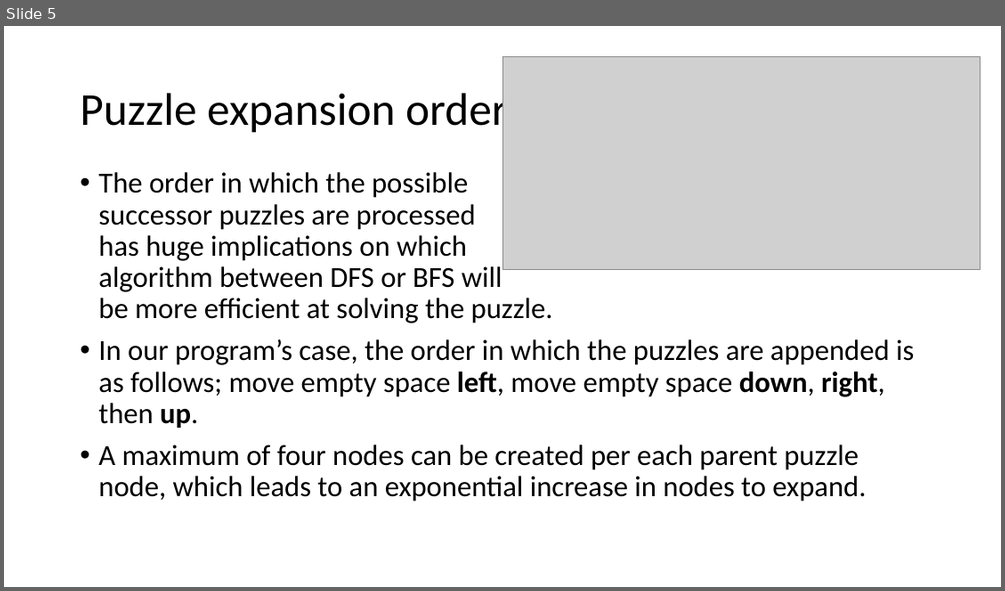
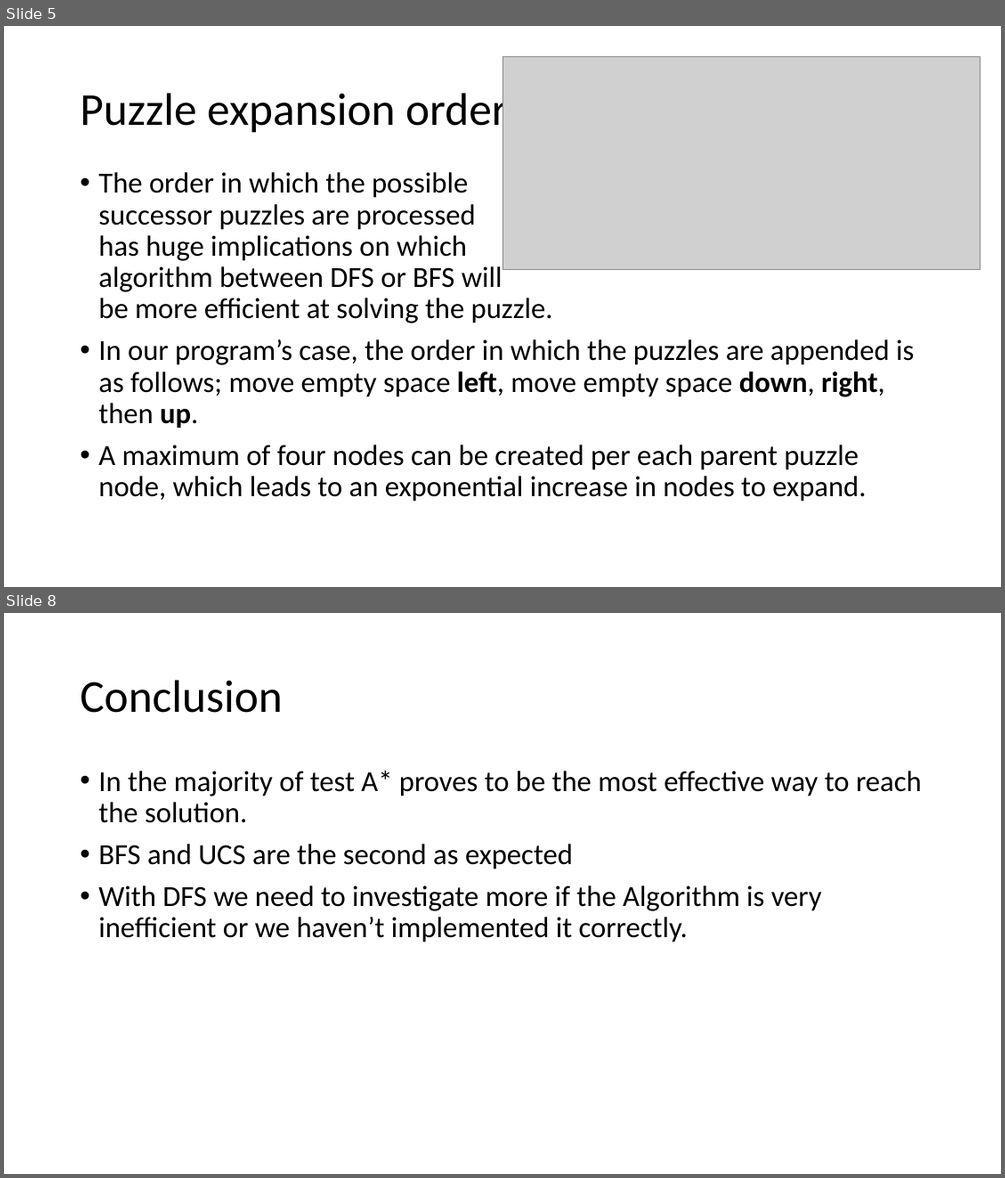
Before and after one commit to KaChiLau/8-Tiles-AI, a slide deck: The 8 Tile Puzzle.pptx. Shown one above the other, each under a label of ours: slide 5 before the commit, slides 5 and 8 after it; the slides between them are not shown. The pictures are 1005x591 and 1005x1178 pixels, drawn with LibreOffice and Linux fonts; fonts in the diff are those of the drawing; grey boxes stand for pictures. Boxes give left, top, right and bottom in pixels: in the first picture for what was removed or moved away, otherwise in the second. Text is boxed around its words. In the diff, an @@ line names an element or a change of style, - is before the commit and + after.

```diff
--- a/The 8 Tile Puzzle.pptx
+++ b/The 8 Tile Puzzle.pptx
@@ slide 8 added at [4,613,1001,1174], background #FFFFFF @@
@@ title added at [80,680,283,713], 44 pt, text #000000 @@
+Conclusion
@@ text added at [98,770,922,942], 28 pt, text #000000 @@
+• In the majority of test A* proves to be the most effective way to reach the solution.
+• BFS and UCS are the second as expected
+• With DFS we need to investigate more if the Algorithm is very inefficient or we haven’t implemented it correctly.
```
Also in this commit, not shown: 2 other slides added, 2 slides removed, 4 other files.
